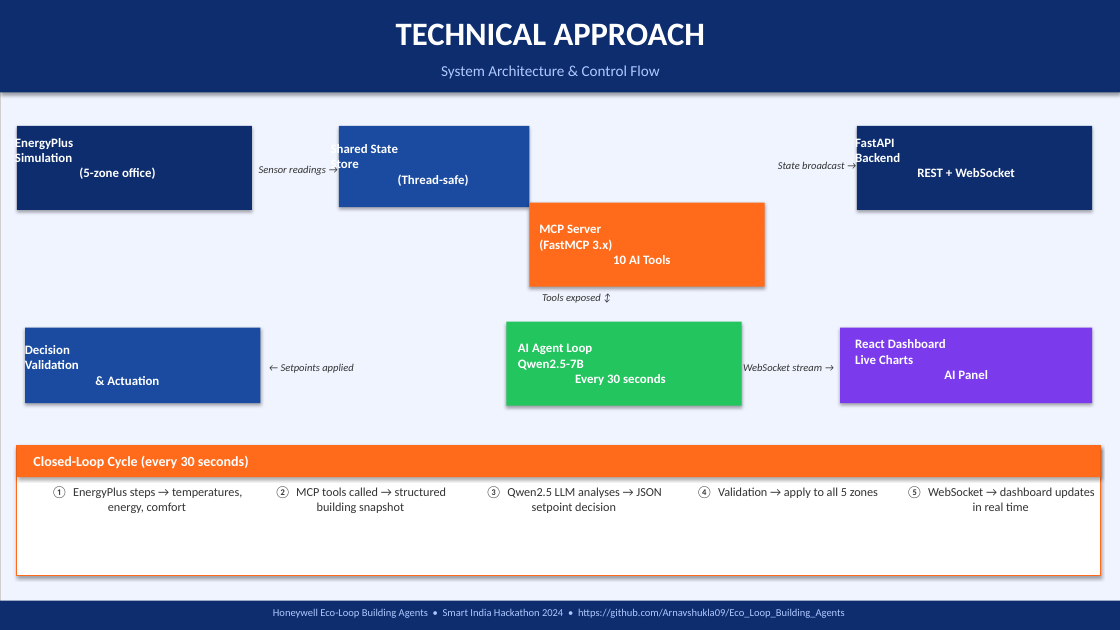
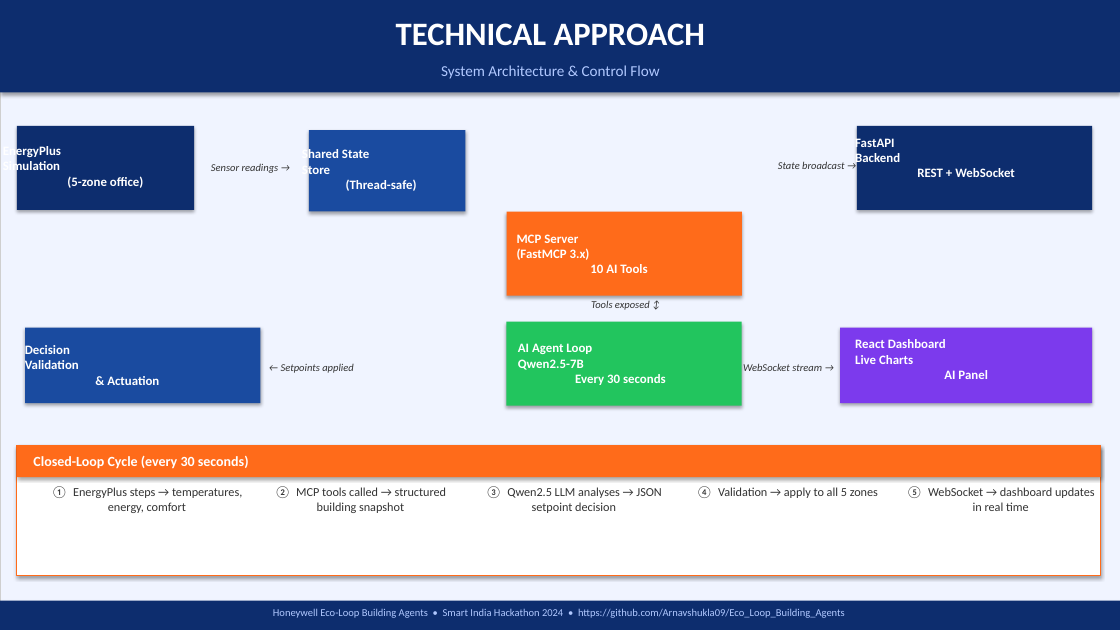
Before and after one commit to Arnavshukla09/Eco_Loop_Building_Agents, a slide deck: slide 5 of Eco_Loop_Submission.pptx. Drawn at 1120x630 pixels with LibreOffice and Linux fonts; fonts in the diff are those of the drawing. Boxes give left, top, right and bottom in pixels: in the first picture for what was removed or moved away, otherwise in the second. Text is boxed around its words. In the diff, an @@ line names an element or a change of style, - is before the commit and + after.

```diff
--- a/Eco_Loop_Submission.pptx
+++ b/Eco_Loop_Submission.pptx
@@ text "EnergyPlus Simulation (5-zone office)": place and size @@
-text "EnergyPlus Simulation (5-zone office)" at box(15, 136, 156, 179)
+text "EnergyPlus Simulation (5-zone office)" at box(3, 144, 144, 188)
@@ rectangle: place and size @@
-rectangle at box(17, 126, 252, 210)
+rectangle at box(17, 126, 194, 210)
@@ text "Shared State Store (Thread-safe)" rewrapped from box(331, 142, 469, 186) to box(302, 148, 417, 191) @@
@@ rectangle: place and size @@
-rectangle at box(339, 126, 529, 208)
+rectangle at box(309, 130, 465, 212)
@@ text "Sensor readings →": place and size @@
-text "Sensor readings →" at box(259, 166, 326, 175)
+text "Sensor readings →" at box(211, 163, 279, 173)
@@ rectangle: place and size @@
-rectangle at box(529, 202, 765, 287)
+rectangle at box(507, 212, 742, 296)
@@ text "MCP Server (FastMCP 3.x) 10 ...": place and size @@
-text "MCP Server (FastMCP 3.x) 10 ..." at box(539, 224, 670, 264)
+text "MCP Server (FastMCP 3.x) 10 ..." at box(517, 234, 647, 273)
@@ text "Tools exposed ↕": place and size @@
-text "Tools exposed ↕" at box(542, 293, 601, 303)
+text "Tools exposed ↕" at box(591, 300, 650, 310)
```
Also in this commit, not shown: 6 other files.
